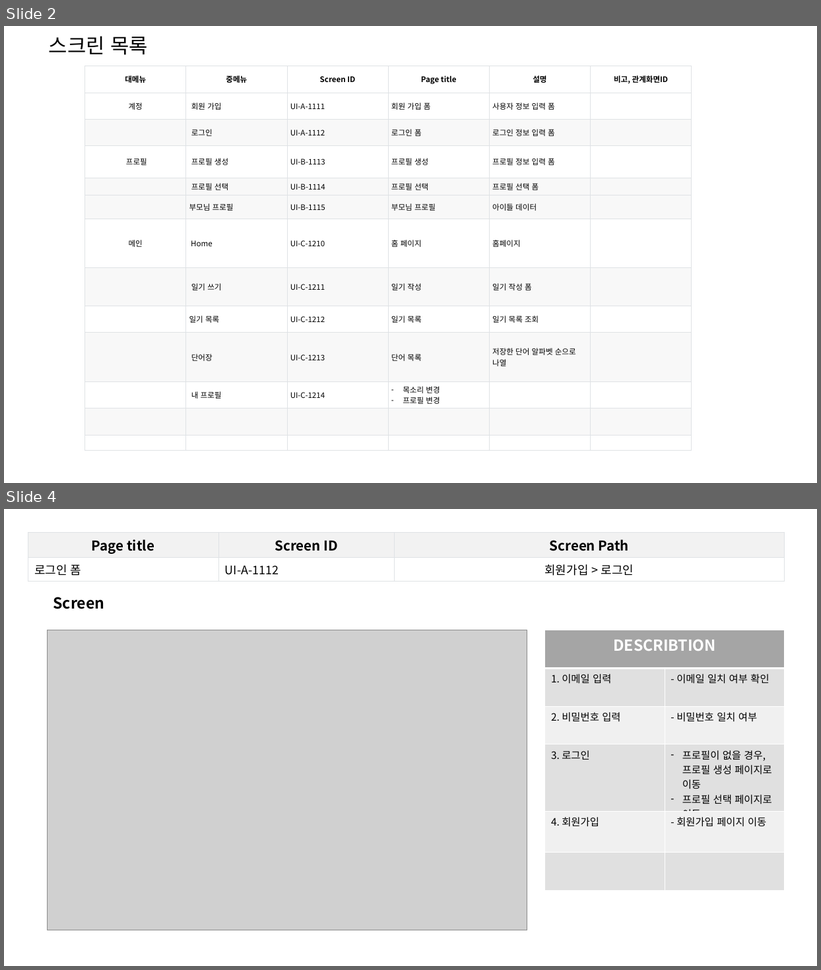
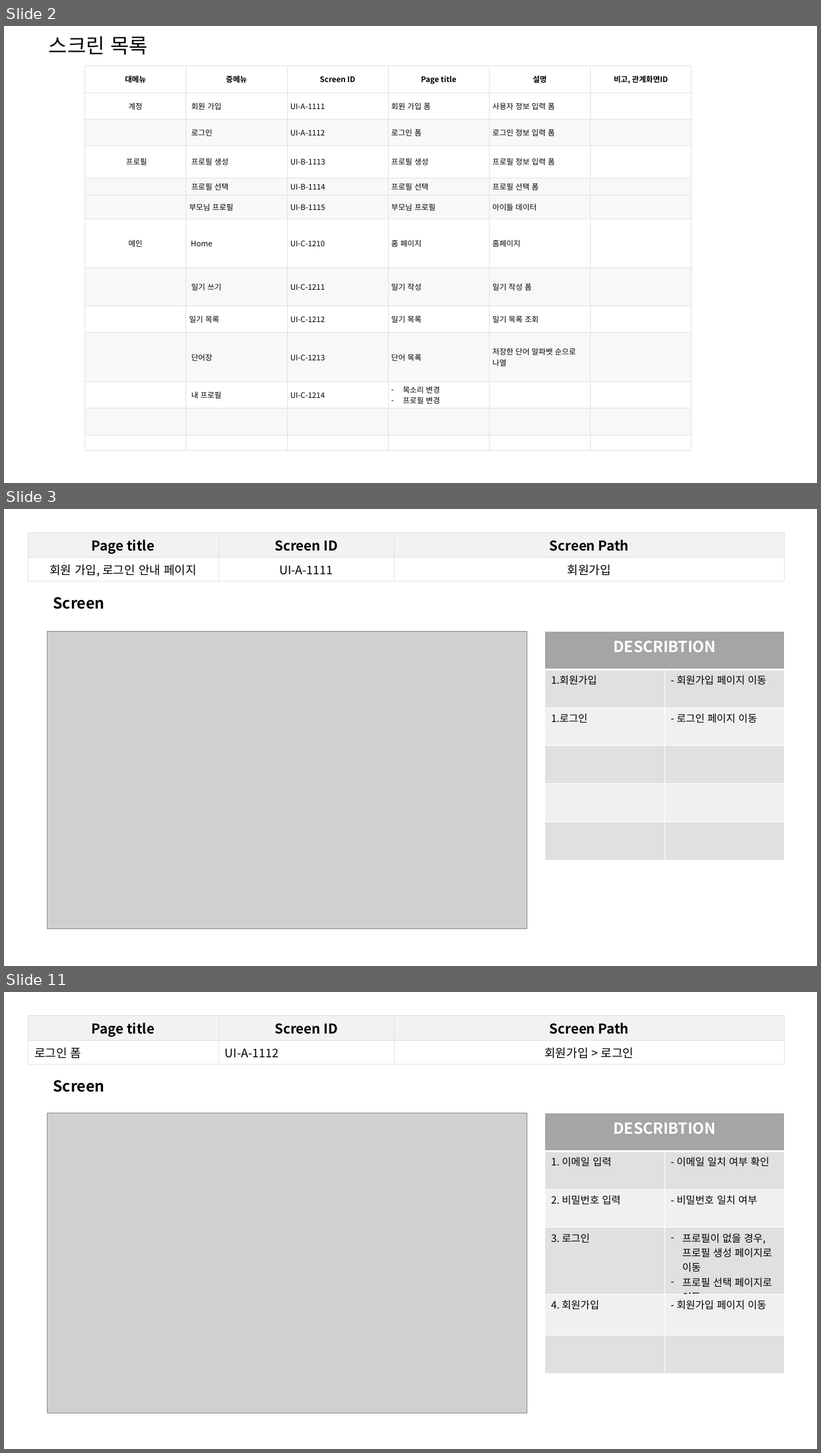
Before and after one commit to jes5918/dinory, a slide deck: 산출물/화면 정의서.pptx. Shown one above the other, each under a label of ours: slides 2 and 4 before the commit, slides 2, 3 and 11 after it; the slides between them are not shown. The pictures are 821x970 and 821x1453 pixels, drawn with LibreOffice and Linux fonts; fonts in the diff are those of the drawing; grey boxes stand for pictures. Boxes give left, top, right and bottom in pixels: in the first picture for what was removed or moved away, otherwise in the second. Text is boxed around its words. In the diff, an @@ line names an element or a change of style, - is before the commit and + after.

```diff
--- a/산출물/화면 정의서.pptx
+++ b/산출물/화면 정의서.pptx
@@ slide 3 added at box(4, 509, 817, 966), background #FFFFFF @@
@@ table added at box(28, 532, 784, 580), 2 rows, 3 columns @@
+Page title | Screen ID | Screen Path
+회원 가입, 로그인 안내 페이지 | UI-A-1111 | 회원가입
@@ text added at box(54, 597, 105, 609), 18 pt, text #000000, bold @@
+Screen
@@ picture added at box(48, 631, 527, 929) @@
@@ table added at box(545, 632, 784, 860), 6 rows, 2 columns @@
+DESCRIBTION | 
+1.회원가입 | - 회원가입 페이지 이동
+1.로그인 | - 로그인 페이지 이동
+ | 
+ | 
+ | 
@@ what was slide 4 is now slide 11 @@
```
Also in this commit, not shown: 5 slides changed, 10 other slides added, 5 other files.
